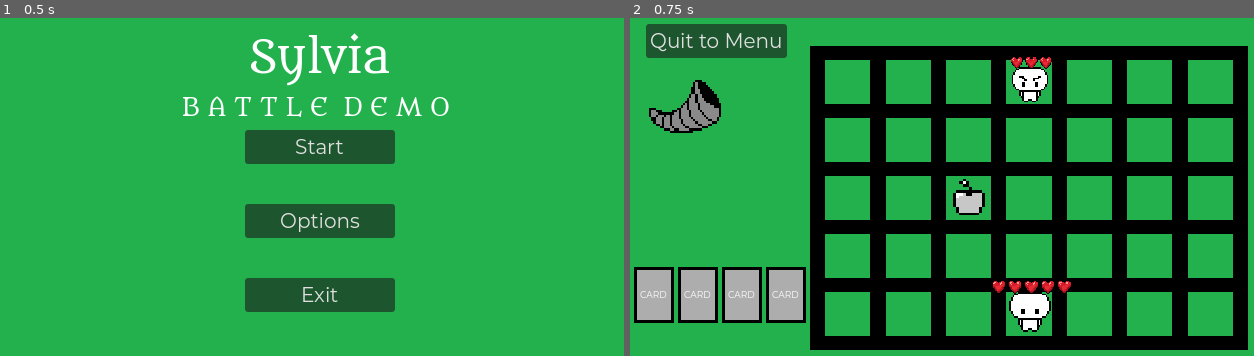
Above: before the commit, frames 1-2 (left to right).
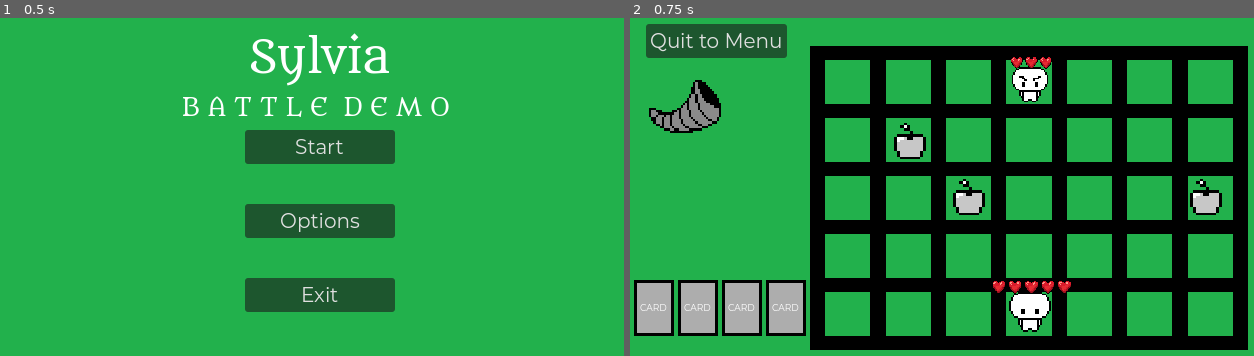
Above: after the commit, the same moments.

Repository: Endermandels/Sylvia
Game: Godot game, scene res://start_menu/start_menu.tscn
Same seed, same stepped clock (60 frames per second), same inputs: the game is played once before the commit and once after it.
Inputs:
- Up to frame 1 (0.5 s): no input
- Up to frame 2 (0.75 s): click "Start" at 0.5 s

Frame 1 is identical in both runs. In frame 2, 3.4% of the frame differs, in the area x 0-95%, y 31-95%.

Commit message:
modify battle scene so there are 3 morsels, made morsels disapear when collected

Diff:
--- a/battle/BattleScene.gd
+++ b/battle/BattleScene.gd
@@ -101,11 +101,8 @@
 	# player starts their turn on a food space
 	# and they have room to collect more morsels
 	if not 'collect_food' in actions_taken and current_char.can_collect_food():
-		for food in food_spaces.get_children():
-			if food.grid_pos[0] == current_char.grid_pos[0] and \
-				food.grid_pos[1] == current_char.grid_pos[1]:
-				collect_food_button.visible = true
-				break
+		if get_food_under_character():
+			collect_food_button.visible = true
 
 	if not 'attack' in actions_taken and len(enemies_in_range(current_char.get_attack_range())) > 0:
 		attack_button.visible = true
@@ -114,11 +111,19 @@
 """
 FOOD
 """
+# check if play is standing on a food space, return that food node
+func get_food_under_character():
+	for food in food_spaces.get_children():
+		if food.grid_pos == current_char.grid_pos:
+			return food
+	return null
+
 
 func _on_collect_food_button_pressed():
 	current_char.collect_food()
 	current_char.use_action()
 	actions_taken.append('collect_food')
+	get_food_under_character().queue_free() # make that food item disapear.
 	players_turn()
 
 """
--- a/battle/BattleScene.tscn
+++ b/battle/BattleScene.tscn
@@ -250,6 +250,19 @@
 collision_mask = 0
 grid_pos = [6, 4]
 
+[node name="FoodSpaces" type="Node2D" parent="."]
+
+[node name="Food" parent="FoodSpaces" instance=ExtResource("9_1n73l")]
+position = Vector2(339, 182)
+
+[node name="Food2" parent="FoodSpaces" instance=ExtResource("9_1n73l")]
+position = Vector2(280, 126)
+grid_pos = [1, 1]
+
+[node name="Food3" parent="FoodSpaces" instance=ExtResource("9_1n73l")]
+position = Vector2(576, 182)
+grid_pos = [6, 2]
+
 [node name="Enemies" type="Node2D" parent="."]
 
 [node name="Jerry" parent="Enemies" instance=ExtResource("8_kyk1e")]
@@ -291,8 +304,9 @@
 layout_mode = 0
 offset_left = 8.0
 offset_top = 213.0
-offset_right = 191.0
+offset_right = 165.0
 offset_bottom = 247.0
+theme_override_font_sizes/font_size = 17
 text = "Finish Movement"
 
 [node name="AttackButton" type="Button" parent="UI/Control"]
@@ -306,11 +320,6 @@
 [node name="EndOfTurn" parent="." instance=ExtResource("7_np6ef")]
 position = Vector2(56, 88)
 
-[node name="FoodSpaces" type="Node2D" parent="."]
-
-[node name="Food" parent="FoodSpaces" instance=ExtResource("9_1n73l")]
-position = Vector2(339, 182)
-
 [node name="AudioStreamPlayer" type="AudioStreamPlayer" parent="."]
 stream = ExtResource("10_i4mvg")
 autoplay = true
@@ -331,9 +340,9 @@
 anchor_top = 1.0
 anchor_bottom = 1.0
 offset_left = 4.0
-offset_top = -108.041
+offset_top = -95.0
 offset_right = 176.0
-offset_bottom = -52.041
+offset_bottom = -39.0
 grow_vertical = 0
 alignment = 1
 script = ExtResource("11_o3fgr")
--- a/battle/food.gd
+++ b/battle/food.gd
@@ -1,6 +1,6 @@
 extends Node2D
 
-var grid_pos = [2, 2]
+@export var grid_pos = [2, 2]
 
 # TODO: Respawn Food at a random location after collecting a morsel.
 func set_grid_pos(x, y):
